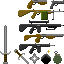
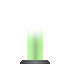
Revision of a layered 64 x 64 image; what changed, layer by layer:
hid "Assault rifle" over [19, 43, 55, 54]
added group "Item Spawner" with 3 layers above "Sniper" over [20, 15, 50, 64]
added layer "Base" in group "Item Spawner" over [20, 60, 50, 64]
added layer "Beam" in group "Item Spawner" over [26, 17, 44, 64]
hid "Sniper", painted on it over [19, 10, 64, 55]
hid "Shotgun" over [24, 34, 64, 43]
hid "LMG" over [18, 9, 64, 20]
hid "Pistol Varient 3" over [50, 0, 64, 9]
hid "Sawn-off" over [27, 0, 47, 9]
hid "Dagger" over [14, 49, 29, 64]
hid "Throwing Star" over [29, 53, 40, 64]
hid "Longsword" over [0, 25, 11, 64]
hid "Grenade" over [53, 51, 62, 64]
hid "Bomb" over [41, 50, 51, 64]
hid "White-Backdrop" over [0, 0, 64, 64]
